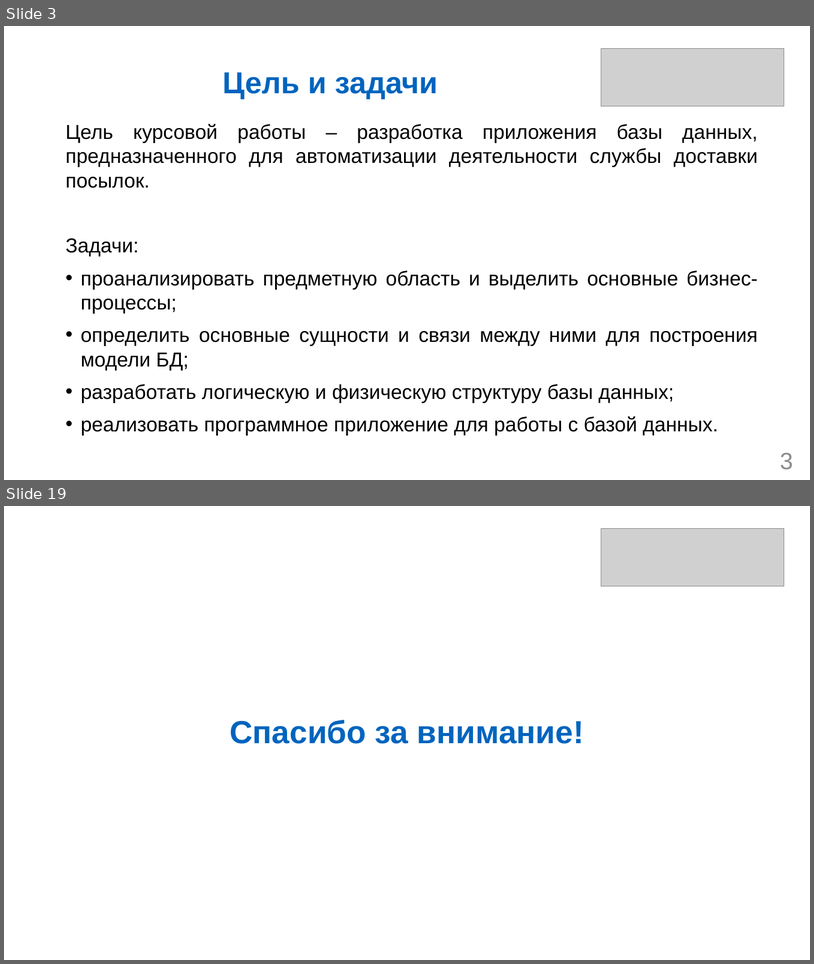
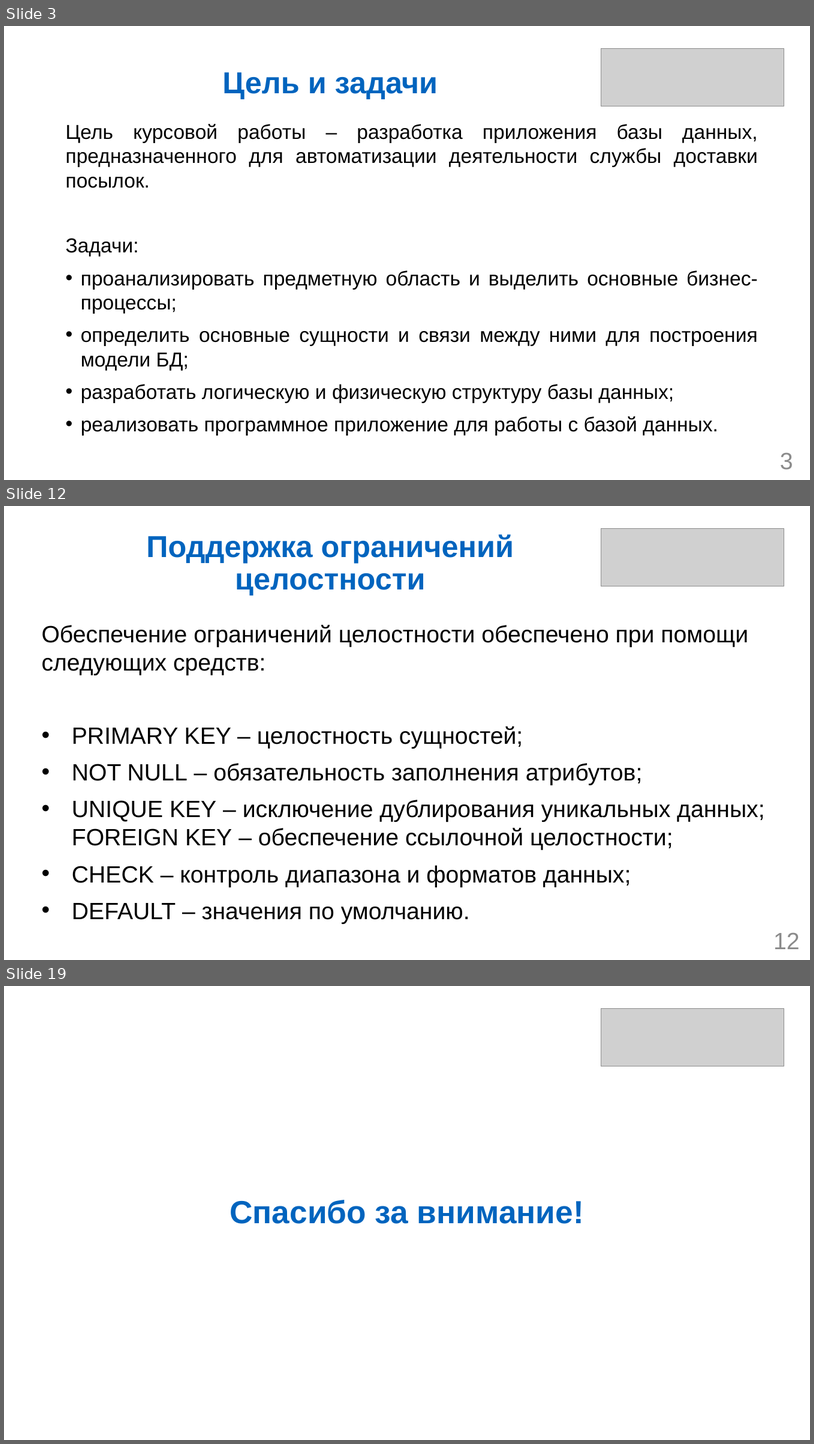
Before and after one commit to DimaDima51/db-coursework, a slide deck: Котельников ИВТб23о-1 Курсовая работа.pptx. Shown one above the other, each under a label of ours: slides 3 and 19 before the commit, slides 3, 12 and 19 after it; the slides between them are not shown. The pictures are 814x964 and 814x1444 pixels, drawn with LibreOffice and Linux fonts; fonts in the diff are those of the drawing; grey boxes stand for pictures. Boxes give left, top, right and bottom in pixels: in the first picture for what was removed or moved away, otherwise in the second. Text is boxed around its words. In the diff, an @@ line names an element or a change of style, - is before the commit and + after.

```diff
--- a/Котельников ИВТб23о-1 Курсовая работа.pptx
+++ b/Котельников ИВТб23о-1 Курсовая работа.pptx
@@ slide 12 added at (4, 506, 810, 960), background #FFFFFF @@
@@ title added at (146, 534, 514, 595), 36 pt, text #0064BE, bold @@
+Поддержка ограничений целостности
@@ picture added at (601, 528, 785, 586) @@
@@ text added at (42, 625, 765, 924), 28 pt, text #000000 @@
+Обеспечение ограничений целостности обеспечено при помощи следующих средств:
+• PRIMARY KEY – целостность сущностей;
+• NOT NULL – обязательность заполнения атрибутов;
+• UNIQUE KEY – исключение дублирования уникальных данных;
+  FOREIGN KEY – обеспечение ссылочной целостности;
+• CHECK – контроль диапазона и форматов данных;
+• DEFAULT – значения по умолчанию.
@@ page number added at (774, 932, 800, 949), 28 pt, text #8C8C8C @@
+12
```
Also in this commit, not shown: 3 slides changed, 11 other slides added, 12 slides removed, 6 other files.
